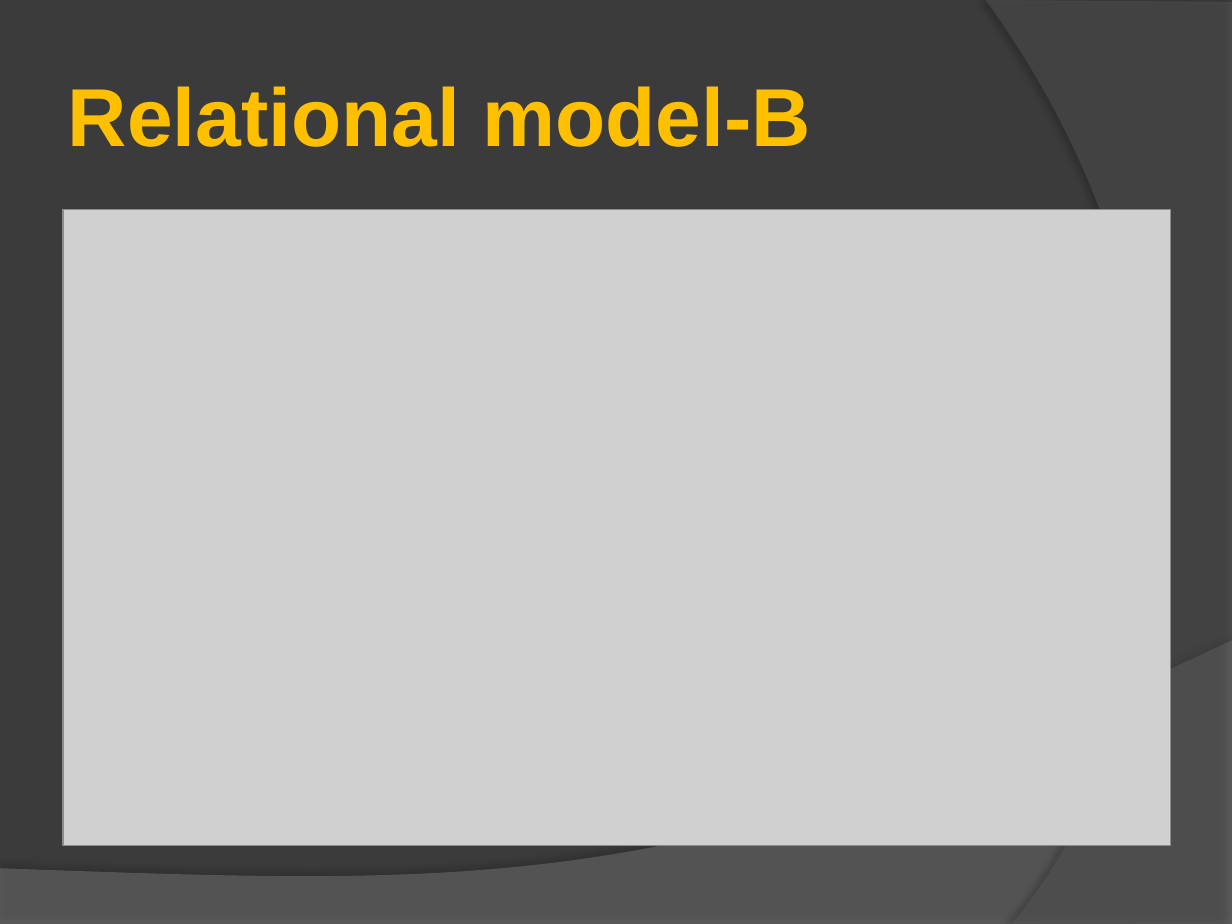
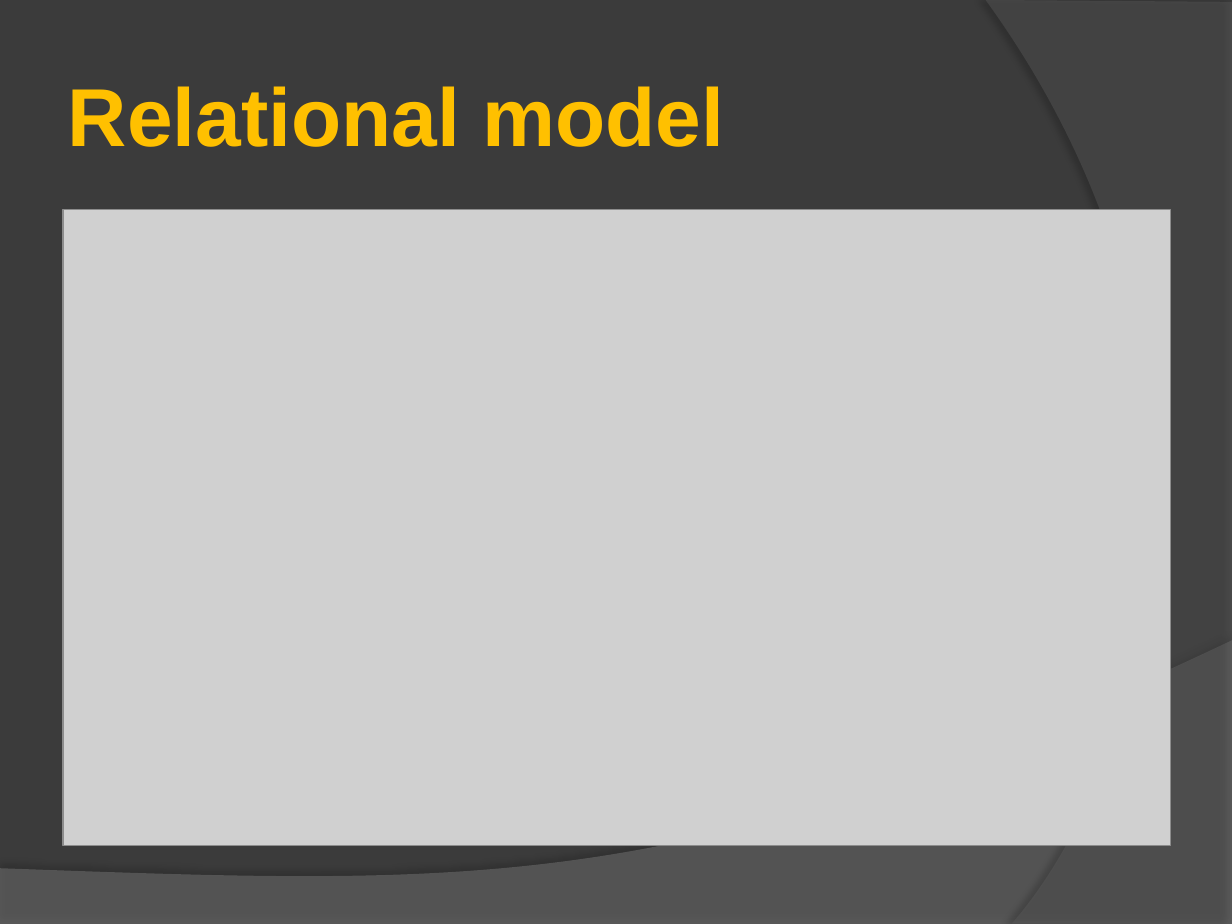
Before and after one commit to Michelletai/G12, a slide deck: slide 5 of doc/admin/G12-傢俱查詢網.pptx (slide 7 before the commit). Drawn at 1232x924 pixels with LibreOffice and Linux fonts; fonts in the diff are those of the drawing; grey boxes stand for pictures. Boxes give left, top, right and bottom in pixels: in the first picture for what was removed or moved away, otherwise in the second. Text is boxed around its words. In the diff, an @@ line names an element or a change of style, - is before the commit and + after.

```diff
--- a/doc/admin/G12-傢俱查詢網.pptx
+++ b/doc/admin/G12-傢俱查詢網.pptx
@@ title at bbox=[68, 86, 725, 147]: text changed @@
-Relational model-B
+Relational model
```
Also in this commit, not shown: 1 other slide changed, 2 slides removed, 4 other files.
